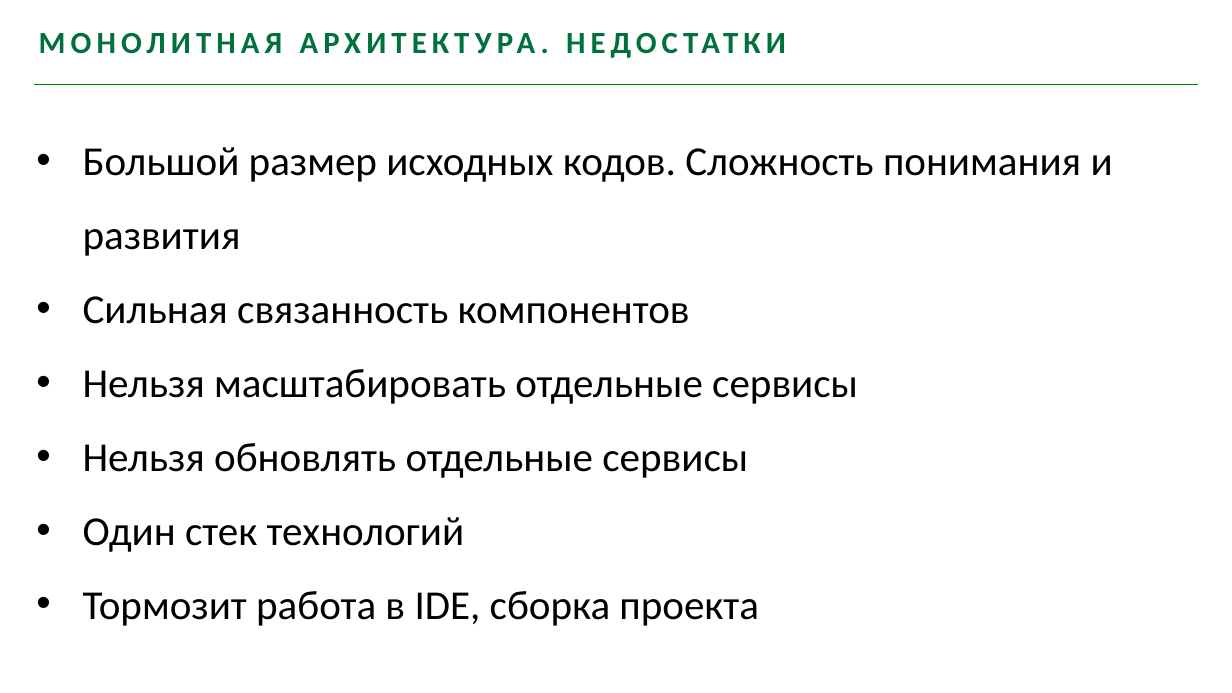
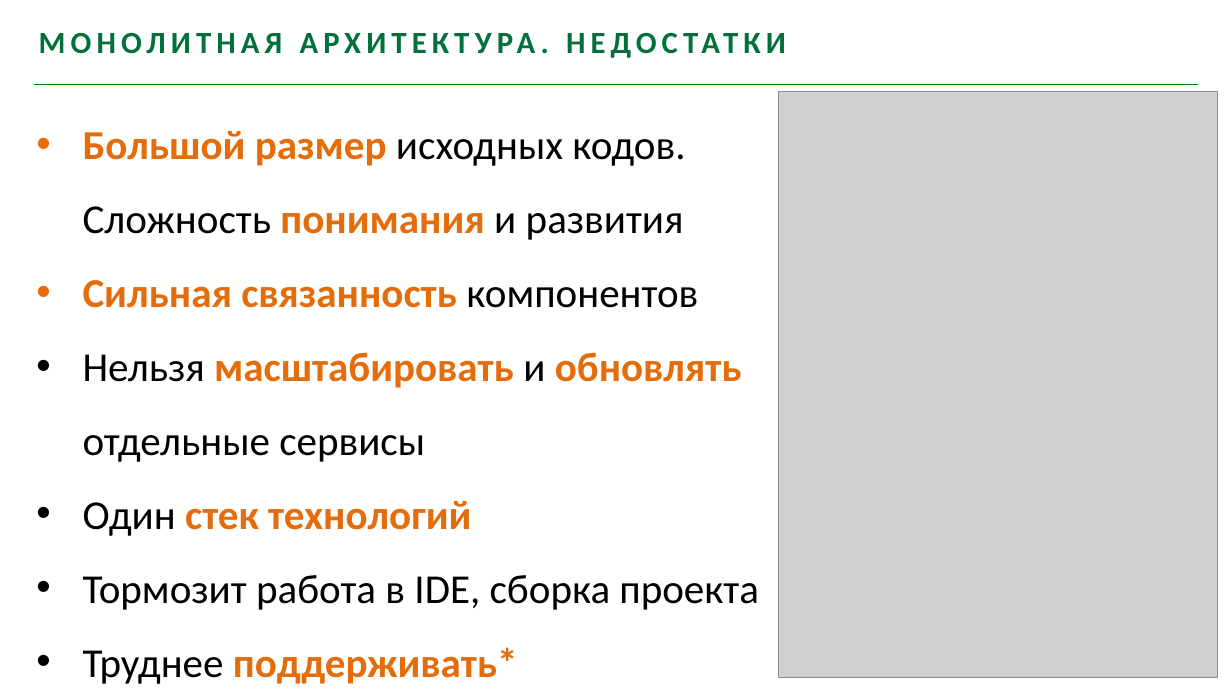
Before and after one commit to youhavebeenforked/JavaSchoolCourse, a slide deck: slide 45 of lessons/18_Hibernate/Лекция Distributed Systems.pptx (slide 50 before the commit). Drawn at 1232x693 pixels with LibreOffice and Linux fonts; fonts in the diff are those of the drawing; grey boxes stand for pictures; background and template pictures are left out. Boxes give left, top, right and bottom in pixels: in the first picture for what was removed or moved away, otherwise in the second. Text is boxed around its words. In the diff, an @@ line names an element or a change of style, - is before the commit and + after.

```diff
--- a/lessons/18_Hibernate/Лекция Distributed Systems.pptx
+++ b/lessons/18_Hibernate/Лекция Distributed Systems.pptx
@@ text "Большой размер исходных кодов. Сложность ..." moved from (x1=83, y1=147, x2=1113, y2=626) to (x1=83, y1=131, x2=759, y2=684) @@
@@ picture added at (x1=779, y1=91, x2=1218, y2=678) @@
@@ text at (x1=83, y1=131, x2=698, y2=536): text colour #000000 to #E46C0A, bold on in "Большой размер понимания", "Сильная связанность", "стек технологий" @@
@@ text at (x1=83, y1=352, x2=742, y2=462): text changed @@
-• Нельзя масштабировать отдельные сервисы
-• Нельзя обновлять отдельные сервисы
+• Нельзя масштабировать и обновлять отдельные сервисы
@@ text at (x1=83, y1=647, x2=518, y2=684): paragraph added @@
+• Труднее поддерживать*
```
Also in this commit, not shown: 27 other slides changed, 9 slides added, 12 slides removed.
